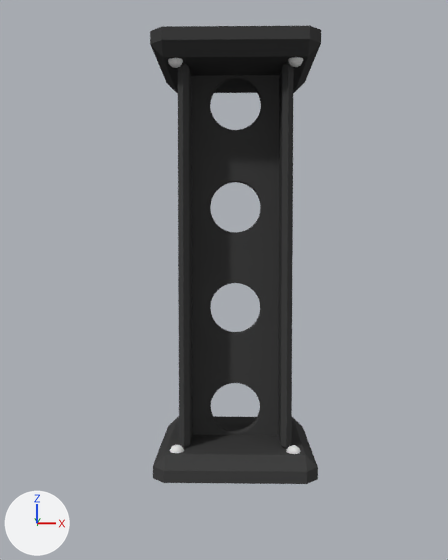
The Blender file Assets/Models/Vehicles/Airships/pillar.blend, before and after one commit.
Both versions are drawn from a 50 mm camera at (0.02, -12.92, 4.38) aimed at (-0.24, 0.0, 3.73). Every picture has the same lights, and +X, +Y and +Z are marked at lower left.
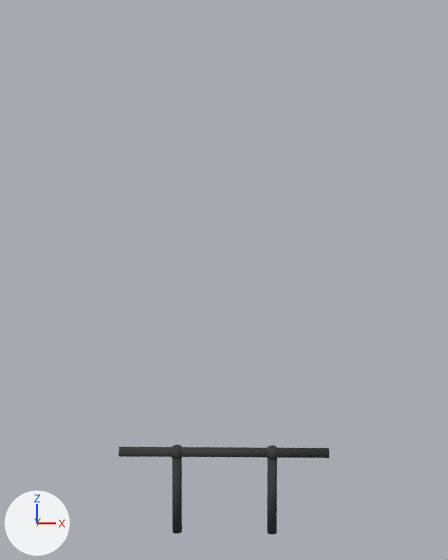
The newer file is also rescaled (x2.18), turned or shifted as a whole; pictures and numbers use the older file's frame.

Changed parts and their boxes [x1, y1, x2, y2] in the pictures (448 x 560 px):
'Cube.001', deleted (black): before [191, 75, 280, 435]
'Cube.002', deleted (black): before [178, 62, 294, 449]
'Cube.003', deleted (black): before [150, 25, 321, 93]
'Cube', deleted (black): before [153, 416, 318, 484]
'Cylinder.002', added (black): after [119, 447, 329, 458]
'Cylinder.001', added (black): after [267, 458, 277, 534]
'Cylinder.000', added (black): after [172, 458, 182, 534]
'Sphere', reshaped, modifiers changed: before [168, 57, 303, 454]; after [171, 445, 182, 459]
'Sphere.001', added: after [267, 445, 278, 459]
part 1 of me_sphere, deleted: before [168, 57, 303, 68]
part 2 of me_sphere, recoloured: before [170, 445, 301, 454]; after [171, 445, 182, 459]

Patch to the scene script:
```diff
--- a/Assets/Models/Vehicles/Airships/pillar.blend.py
+++ b/Assets/Models/Vehicles/Airships/pillar.blend.py
@@ me_sphere @@
 # used by ob_sphere; location = (0.0, 0.0, 0.03); rotation_euler = (0.0, 0.0, 6.283), in degrees (0, 0, 360); scale = (0.138, 0.138, 0.138)
-me_sphere.from_pydata(...)  # 964 vertices, 1024 faces; spans x -9.1..-7.1, y -9.3..-7.3, z 2.3..58.2
+me_sphere.from_pydata(...)  # 482 vertices, 512 faces; spans x -9.1..-7.1, y -9.3..-7.3, z 2.3..4.3
+# me_sphere part 1: the loose piece of 482 vertices spanning x -9.1..-7.1, y -9.3..-7.3, z 56.2..58.2 is deleted
+# me_sphere part 2: 512 faces spanning x -9.1..-7.1, y -9.3..-7.3, z 2.3..4.3 switch from mat_material_007 (white #e7e7e7) to mat_material_001 (black #444444)
@@ ob_cube_002 @@
-ob_cube_002 = bpy.data.objects.new('Cube.002', me_cube_013)
@@ ob_sphere @@
 ob_sphere.scale = (0.138, 0.138, 0.138)
-_m = ob_sphere.modifiers.new('Mirror', 'MIRROR')
-_m.use_axis = (True, True, False)
@@ ob_cube_003 @@
-ob_cube_003 = bpy.data.objects.new('Cube.003', me_cube_012)
@@ ob_cube @@
-ob_cube = bpy.data.objects.new('Cube', me_cube_011)
@@ ob_cube_001 @@
-ob_cube_001 = bpy.data.objects.new('Cube.001', me_cube_001)
@@ ob_cylinder_001 @@
+ob_cylinder_001 = bpy.data.objects.new('Cylinder.001', me_cylinder_001)  # 64 vertices, 34 faces; spans x -0.2..0.2, y -0.2..0.2, z -0.01..3.35; in mat_material_001 (black #444444)
+ob_cylinder_001.location = (0.71, -1.14, -1.09)
+ob_cylinder_001.scale = (0.459, 0.459, 0.459)
@@ ob_cylinder_000 @@
+ob_cylinder_000 = bpy.data.objects.new('Cylinder.000', me_cylinder_001.copy())
+ob_cylinder_000.location = (-1.12, -1.14, -1.09)
+ob_cylinder_000.scale = (0.459, 0.459, 0.459)
@@ ob_cylinder_002 @@
+ob_cylinder_002 = bpy.data.objects.new('Cylinder.002', me_cylinder_004)  # 64 vertices, 34 faces; spans x -1.6..-1.2, y -0.2..0.2, z -4.42..4.35; in mat_material_001 (black #444444)
+ob_cylinder_002.location = (-0.2, -1.14, -0.17)
+ob_cylinder_002.rotation_euler = (0.0, 1.571, 0.0)  # degrees (0, 90, 0)
+ob_cylinder_002.scale = (0.459, 0.459, 0.459)
@@ ob_sphere_001 @@
+ob_sphere_001 = bpy.data.objects.new('Sphere.001', me_sphere_002)  # a UV sphere (32 segments, 16 rings, poles along z) spanning x -0.3..0.3, y -0.3..0.3, z -0.3..0.3; in mat_material_001 (black #444444)
+ob_sphere_001.location = (0.71, -1.14, 0.47)
+ob_sphere_001.scale = (0.459, 0.459, 0.459)
```
